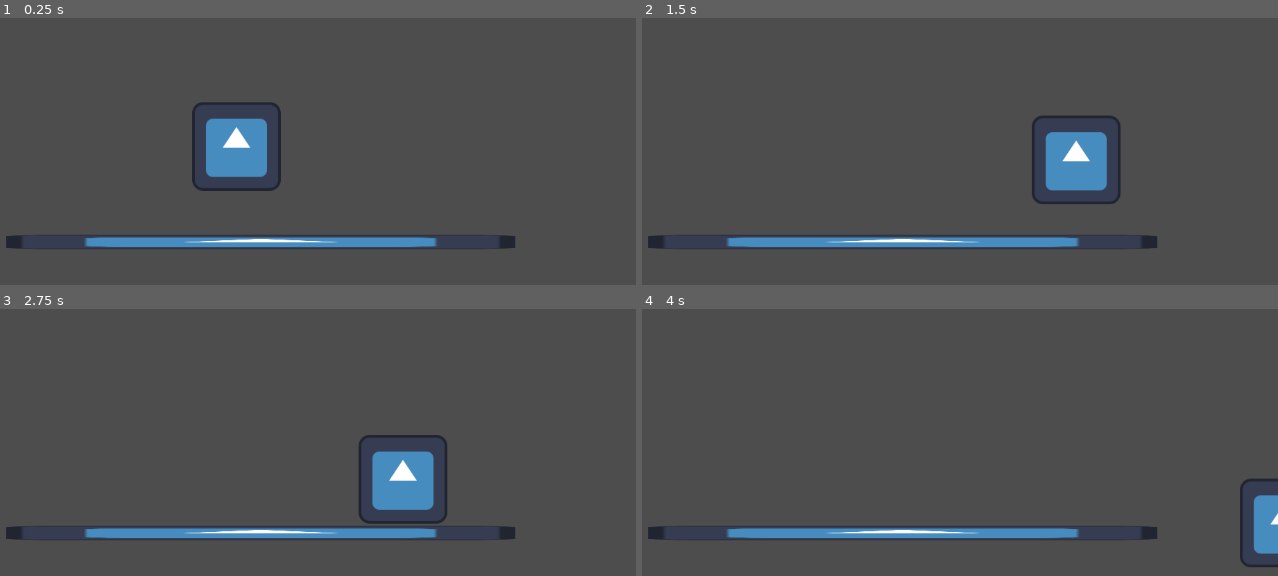
Above: before the commit, frames 1-4 (two rows, left to right).
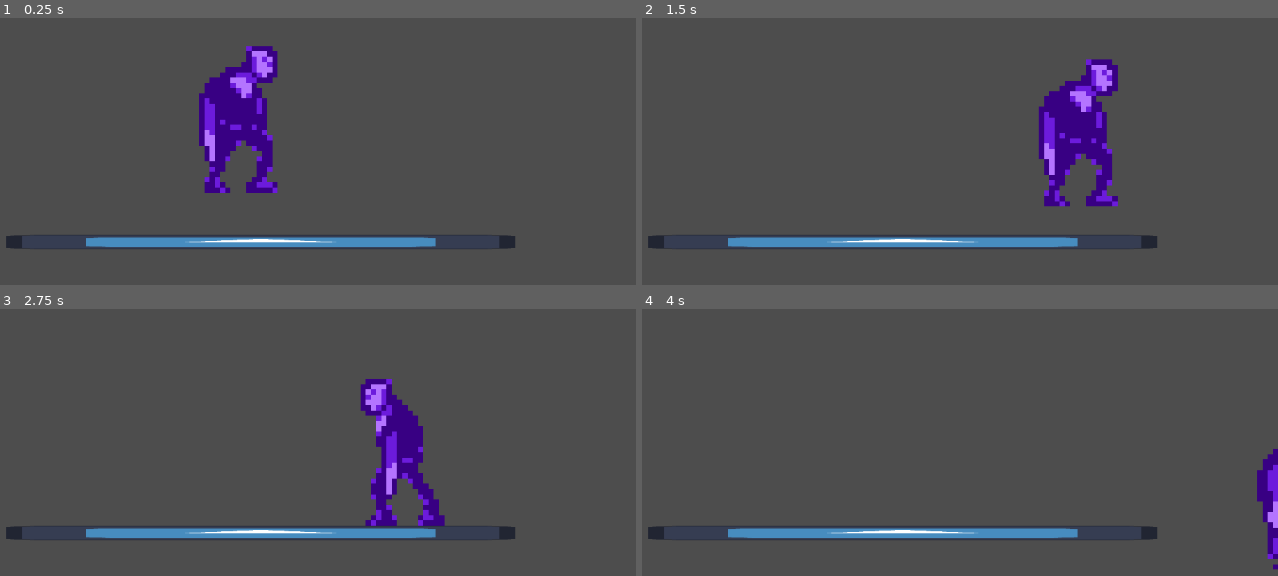
Above: after the commit, the same moments.

Repository: Aisudoragon/project_pgk
Game: Godot game, scene res://main.tscn
Two runs of this game, one before a commit and one after it. Both use one fixed random seed, a clock stepped at 60 frames per second and the inputs below. The engine's default icon, where the game draws it, is replaced by a stand-in: a white triangle on a blue panel in a dark square.
Inputs:
- Up to frame 1 (0.25 s): no input
- Up to frame 2 (1.5 s): hold D (Move right) from 0.53 s (still down); tap Space (Jump) at 0.77 s
- Up to frame 3 (2.75 s): tap Space (Jump) at 1.52 s; release D (Move right) at 2.03 s; hold A (Move left) from 2.03 s (still down)
- Up to frame 4 (4 s): release A (Move left) at 2.78 s; hold D (Move right) from 2.78 s (still down); tap Space (Jump) at 3.02, 3.77 s

The runs differ from the first frame. In frame 1, 5.5% of the frame differs, in the area x 13-69%, y 10-86%; in frame 2, 5.5%, in the area x 13-76%, y 15-86%; in frame 3, 4.8%; in frame 4, 1.6%.

Commit message:
Added simple test animation for character

Diff:
--- a/main.tscn
+++ b/main.tscn
@@ -1,10 +1,33 @@
-[gd_scene load_steps=5 format=3 uid="uid://ceeu0nvl3i6ys"]
+[gd_scene load_steps=9 format=3 uid="uid://ceeu0nvl3i6ys"]
 
 [ext_resource type="Texture2D" uid="uid://bbjx5s5r24m62" path="res://icon.svg" id="1_b36rx"]
 [ext_resource type="Script" path="res://player.gd" id="2_licbq"]
+[ext_resource type="Texture2D" uid="uid://bubwkcsblsvyo" path="res://sprite/spr1_tran.png" id="2_q8kdv"]
+[ext_resource type="Texture2D" uid="uid://dti3tfs8sctdt" path="res://sprite/spr2_tran.png" id="3_oeggl"]
+[ext_resource type="Texture2D" uid="uid://b54cf00wy4vfp" path="res://sprite/spr3_tran.png" id="4_r04i3"]
+
+[sub_resource type="SpriteFrames" id="SpriteFrames_2q18i"]
+animations = [{
+"frames": [{
+"duration": 1.0,
+"texture": ExtResource("2_q8kdv")
+}, {
+"duration": 1.0,
+"texture": ExtResource("3_oeggl")
+}, {
+"duration": 1.0,
+"texture": ExtResource("4_r04i3")
+}, {
+"duration": 1.0,
+"texture": ExtResource("3_oeggl")
+}],
+"loop": true,
+"name": &"default",
+"speed": 5.0
+}]
 
 [sub_resource type="RectangleShape2D" id="RectangleShape2D_gfmkd"]
-size = Vector2(124, 130)
+size = Vector2(124, 234)
 
 [sub_resource type="RectangleShape2D" id="RectangleShape2D_wxp1u"]
 size = Vector2(734, 20)
@@ -15,11 +38,13 @@
 position = Vector2(576, 291)
 script = ExtResource("2_licbq")
 
-[node name="Player" type="Sprite2D" parent="Player"]
-texture = ExtResource("1_b36rx")
+[node name="AnimatedSprite2D" type="AnimatedSprite2D" parent="Player"]
+position = Vector2(-0.999996, -54)
+scale = Vector2(7.5625, 7.5625)
+sprite_frames = SubResource("SpriteFrames_2q18i")
 
 [node name="CollisionShape2D" type="CollisionShape2D" parent="Player"]
-position = Vector2(1, 2)
+position = Vector2(1, -50)
 shape = SubResource("RectangleShape2D_gfmkd")
 
 [node name="StaticBody2D" type="StaticBody2D" parent="."]
--- a/player.gd
+++ b/player.gd
@@ -20,8 +20,16 @@
 	if direction:
 		if is_on_floor():
 			velocity.x = direction * SPEED
+			$AnimatedSprite2D.play("default")
+			if velocity.x < 0:
+				$AnimatedSprite2D.flip_h = true
+			else:
+				$AnimatedSprite2D.flip_h = false
 	else:
 		if is_on_floor():
 			velocity.x = move_toward(velocity.x, 0, SPEED)
+			$AnimatedSprite2D.stop()
+
+
 
 	move_and_slide()
--- a/project.godot
+++ b/project.godot
@@ -11,6 +11,7 @@
 [application]
 
 config/name="Project PGK"
+config/tags=PackedStringArray("uniwersytet")
 run/main_scene="res://main.tscn"
 config/features=PackedStringArray("4.3", "Forward Plus")
 config/icon="res://icon.svg"
@@ -18,7 +19,7 @@
 [input]
 
 "Move left"={
-"deadzone": 0.5,
+"deadzone": 0.49,
 "events": [Object(InputEventKey,"resource_local_to_scene":false,"resource_name":"","device":-1,"window_id":0,"alt_press …(191 unchanged characters)…
 ]
 }
@@ -32,3 +33,7 @@
 "events": [Object(InputEventKey,"resource_local_to_scene":false,"resource_name":"","device":-1,"window_id":0,"alt_press …(191 unchanged characters)…
 ]
 }
+
+[rendering]
+
+textures/canvas_textures/default_texture_filter=0
Binary file added: sprite/spr1_tran.png
Not shown, added: sprite/spr1_tran.png.import
Binary file added: sprite/spr2_tran.png
Not shown, added: sprite/spr2_tran.png.import
Binary file added: sprite/spr3_tran.png
Not shown, added: sprite/spr3_tran.png.import
